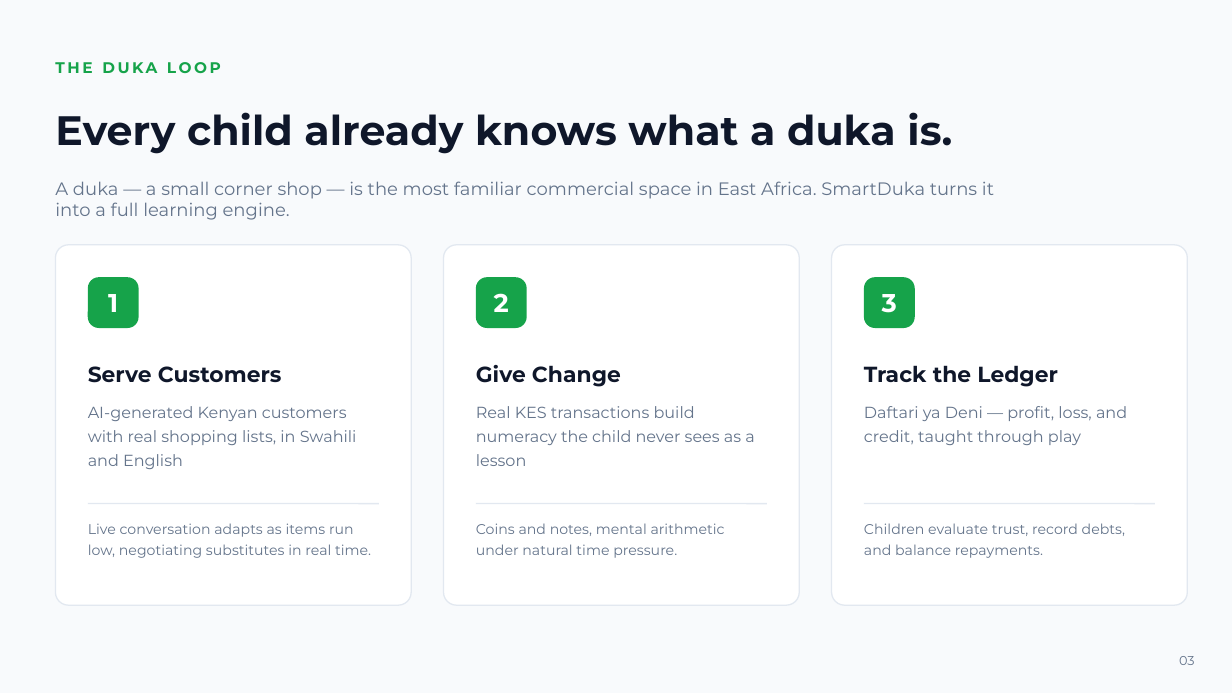
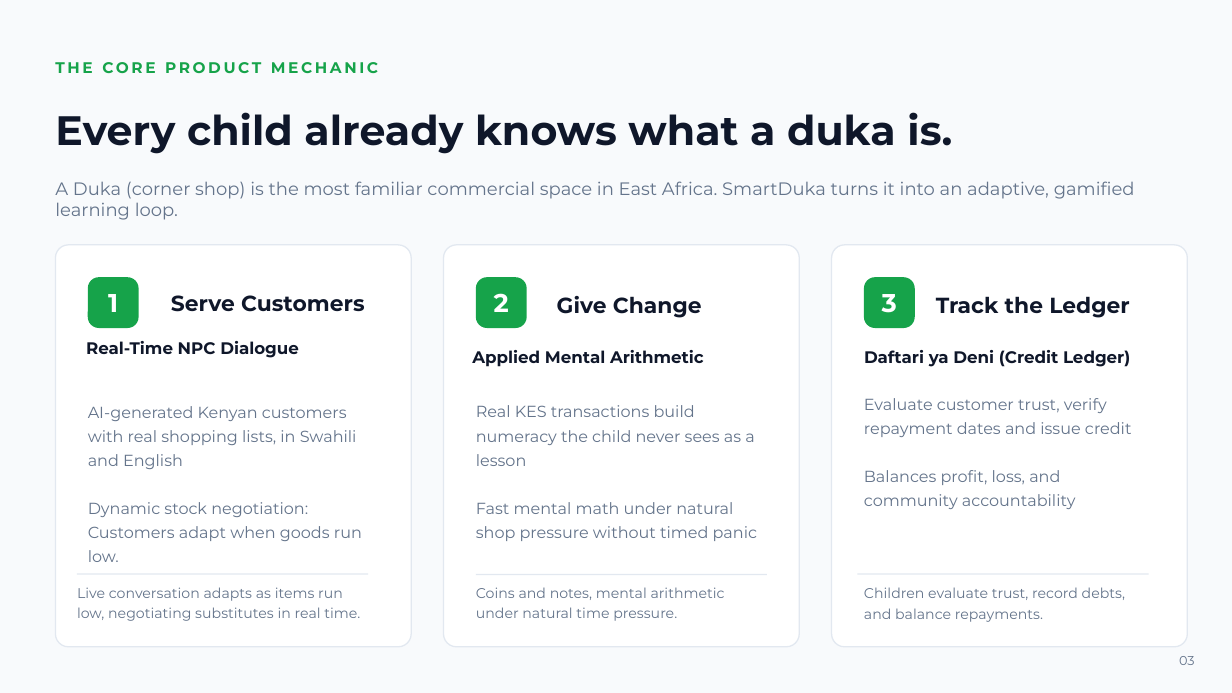
Before and after one commit to lemonhead-ai/SmartDuka, a slide deck: slide 3 of assets/pitch-deck/SmartDuka_Pitchdeck_backup.pptx. Drawn at 1232x693 pixels with LibreOffice and Linux fonts; fonts in the diff are those of the drawing. Boxes give left, top, right and bottom in pixels: in the first picture for what was removed or moved away, otherwise in the second. Text is boxed around its words. In the diff, an @@ line names an element or a change of style, - is before the commit and + after.

```diff
--- a/assets/pitch-deck/SmartDuka_Pitchdeck_backup.pptx
+++ b/assets/pitch-deck/SmartDuka_Pitchdeck_backup.pptx
@@ text at (55, 62, 378, 73): text changed @@
-THE DUKA LOOP
+THE CORE PRODUCT MECHANIC
@@ text at (55, 181, 1135, 220): text changed @@
-A duka — a small corner shop — is the most familiar commercial space in East Africa. SmartDuka turns it into a full learning engine.
+A Duka (corner shop) is the most familiar commercial space in East Africa. SmartDuka turns it into an adaptive, gamified learning loop.
@@ rounded rectangle: place and size @@
-rounded rectangle at (55, 245, 411, 605)
+rounded rectangle at (55, 245, 411, 647)
@@ rounded rectangle: place and size @@
-rounded rectangle at (444, 245, 799, 605)
+rounded rectangle at (444, 245, 799, 647)
@@ rounded rectangle: place and size @@
-rounded rectangle at (832, 245, 1188, 605)
+rounded rectangle at (832, 245, 1188, 647)
@@ text "Serve Customers": place and size @@
-text "Serve Customers" at (88, 366, 282, 383)
+text "Serve Customers" at (171, 295, 365, 312)
@@ text "Give Change": place and size @@
-text "Give Change" at (476, 365, 621, 387)
+text "Give Change" at (557, 296, 702, 318)
@@ text "Track the Ledger": place and size @@
-text "Track the Ledger" at (864, 365, 1058, 387)
+text "Track the Ledger" at (936, 296, 1130, 318)
@@ text added at (86, 341, 299, 358), 13 pt, text #0F172A, bold @@
+Real-Time NPC Dialogue
@@ text added at (472, 350, 704, 367), 13 pt, text #0F172A, bold @@
+Applied Mental Arithmetic
@@ text added at (864, 350, 1130, 367), 13 pt, text #0F172A, bold @@
+Daftari ya Deni (Credit Ledger)
@@ text at (864, 398, 1132, 509): text changed @@
-Daftari ya Deni — profit, loss, and credit, taught through play
+Evaluate customer trust, verify repayment dates and issue credit
+Balances profit, loss, and community accountability
@@ text at (88, 502, 362, 562): paragraph added @@
+Dynamic stock negotiation: Customers adapt when goods run low.
@@ text at (476, 502, 757, 541): paragraph added @@
+Fast mental math under natural shop pressure without timed panic
@@ text "Live conversation adapts as items ...": place and size @@
-text "Live conversation adapts as items ..." at (88, 523, 371, 558)
+text "Live conversation adapts as items ..." at (77, 587, 360, 621)
@@ line moved from (88, 504) - (379, 504) to (77, 574) - (368, 574) @@
@@ text "Coins and notes, mental arithmetic ...": place and size @@
-text "Coins and notes, mental arithmetic ..." at (476, 523, 725, 558)
+text "Coins and notes, mental arithmetic ..." at (476, 587, 725, 621)
@@ line moved from (476, 504) - (767, 504) to (476, 575) - (767, 575) @@
@@ line moved from (864, 504) - (1155, 504) to (858, 574) - (1149, 574) @@
@@ text "Children evaluate trust, record debts, ...": place and size @@
-text "Children evaluate trust, record debts, ..." at (864, 523, 1125, 558)
+text "Children evaluate trust, record debts, ..." at (864, 587, 1125, 622)
```
Also in this commit, not shown: 2 other slides changed, 22 other files.
